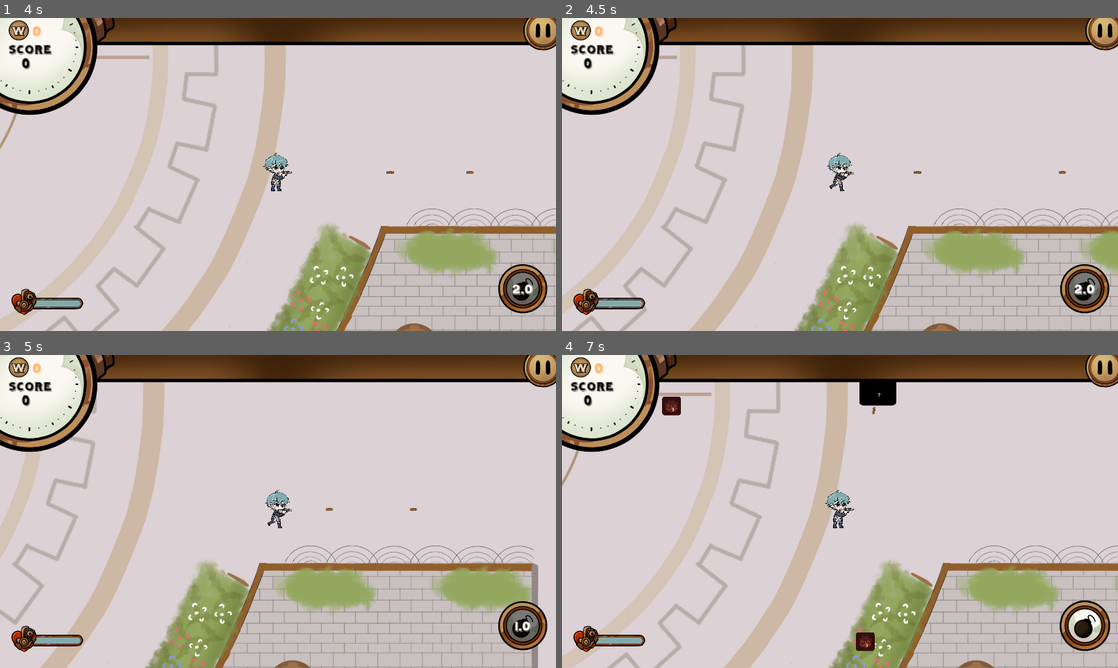
Above: before the commit, frames 1-4 (two rows, left to right).
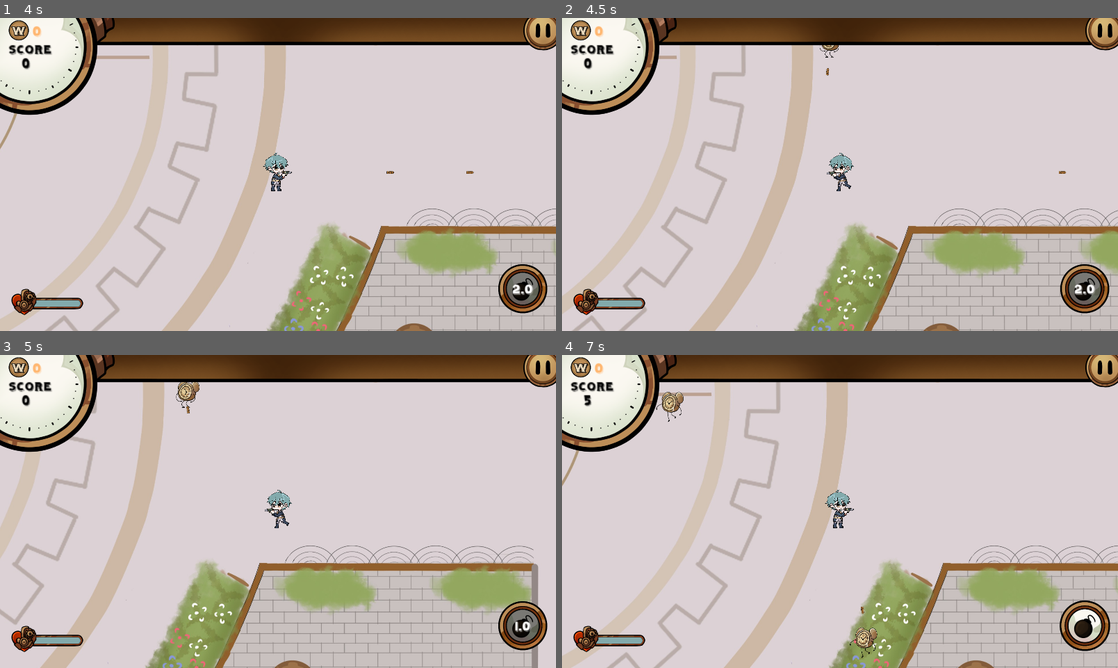
Above: after the commit, the same moments.

Repository: deutandev/survival-shooter
Game: Godot game, scene res://environment/main_menu/mainMenu.tscn
Same seed, same stepped clock (60 frames per second), same inputs: the game is played once before the commit and once after it. Sound files missing from this copy of the repository are replaced by a short silence.
Inputs (mouse positions are in pixels of both pictures, inside the frame that each line leads up to):
- Up to frame 1 (4 s): click "Play" at 0.5 s; click "Play" at 1.25 s; click "Story" at 2 s; tap Enter at 2.75 s; move the mouse to (400, 158) at 2.77 s; press the mouse at (400, 158) at 2.78 s; hold D (move_right) 2.78-3.5 s; release the mouse at (400, 158) at 3.5 s; drag from (166, 190) to (289, 171) at 3.52 s
- Up to frame 2 (4.5 s): move the mouse to (895, 105) at 4.27 s; hold D (move_right) from 4.28 s (still down); hold Shift from 4.28 s (still down)
- Up to frame 3 (5 s): keep holding D (move_right); keep holding Shift
- Up to frame 4 (7 s): release D (move_right) at 5 s; release Shift at 5 s; drag from (812, 574) to (979, 508) at 5.02 s; move the mouse to (1006, 558) at 5.77 s; hold A (move_left) 5.78-6.5 s; tap Z at 5.85 s; drag from (673, 464) to (840, 511) at 6.52 s

Frame 1 is identical in both runs. In frame 2, 0.3% of the frame differs, in the area x 46-65%, y 8-56%; in frame 3, 0.5%; in frame 4, 1.1%, in the area x 3-61%, y 8-97%.

Commit message:
add enemy animations and

Diff:
--- a/characters/enemies/enemy.tscn
+++ b/characters/enemies/enemy.tscn
@@ -1,8 +1,8 @@
-[gd_scene load_steps=14 format=3 uid="uid://b35xwxdbvdg2w"]
+[gd_scene load_steps=17 format=3 uid="uid://b35xwxdbvdg2w"]
 
 [ext_resource type="Script" uid="uid://b1ubsdibmcawl" path="res://characters/enemies/enemy.gd" id="1_008bi"]
 [ext_resource type="Resource" uid="uid://cqypuya5kxtcb" path="res://characters/enemies/data/regular_mob.tres" id="2_3vt6o"]
-[ext_resource type="Texture2D" uid="uid://b5kvkpcadh6o7" path="res://characters/enemies/enemy.svg" id="3_bi512"]
+[ext_resource type="Texture2D" uid="uid://demhlwafendpc" path="res://characters/enemies/mob.png" id="3_3h6a4"]
 [ext_resource type="Script" uid="uid://dhtstu4gad8uc" path="res://characters/enemies/coin_drop_manager.gd" id="4_wor85"]
 [ext_resource type="Script" uid="uid://baymkpj4ns1hf" path="res://characters/enemies/skill_orb_drop_manager.gd" id="5_3vt6o"]
 [ext_resource type="PackedScene" uid="uid://bngowghd41b52" path="res://skill_orb_drop/SkillOrb.tscn" id="6_r8wml"]
@@ -13,10 +13,48 @@
 [ext_resource type="AudioStream" uid="uid://c7578sunrpfjp" path="res://audio/enemy_dead2.wav" id="11_xslqa"]
 
 [sub_resource type="CircleShape2D" id="CircleShape2D_4by1i"]
-radius = 30.3645
+radius = 39.0128
 
 [sub_resource type="CircleShape2D" id="CircleShape2D_mxcvk"]
 radius = 34.7131
+
+[sub_resource type="Animation" id="Animation_xslqa"]
+length = 0.001
+tracks/0/type = "value"
+tracks/0/imported = false
+tracks/0/enabled = true
+tracks/0/path = NodePath("MobSprite:frame")
+tracks/0/interp = 1
+tracks/0/loop_wrap = true
+tracks/0/keys = {
+"times": PackedFloat32Array(0),
+"transitions": PackedFloat32Array(1),
+"update": 1,
+"values": [0]
+}
+
+[sub_resource type="Animation" id="Animation_3h6a4"]
+resource_name = "walk"
+length = 0.6
+loop_mode = 1
+tracks/0/type = "value"
+tracks/0/imported = false
+tracks/0/enabled = true
+tracks/0/path = NodePath("MobSprite:frame")
+tracks/0/interp = 1
+tracks/0/loop_wrap = true
+tracks/0/keys = {
+"times": PackedFloat32Array(0, 0.2, 0.4),
+"transitions": PackedFloat32Array(1, 1, 1),
+"update": 1,
+"values": [0, 1, 2]
+}
+
+[sub_resource type="AnimationLibrary" id="AnimationLibrary_xslqa"]
+_data = {
+&"RESET": SubResource("Animation_xslqa"),
+&"walk": SubResource("Animation_3h6a4")
+}
 
 [node name="Mob" type="CharacterBody2D" groups=["enemy"]]
 collision_layer = 4
@@ -26,9 +64,9 @@
 stats = ExtResource("2_3vt6o")
 
 [node name="MobSprite" type="Sprite2D" parent="."]
-modulate = Color(1, 0.219608, 0.137255, 1)
-scale = Vector2(0.5, 0.5)
-texture = ExtResource("3_bi512")
+scale = Vector2(0.3, 0.3)
+texture = ExtResource("3_3h6a4")
+hframes = 4
 
 [node name="CollisionShape2D" type="CollisionShape2D" parent="."]
 shape = SubResource("CircleShape2D_4by1i")
@@ -67,4 +105,10 @@
 volume_db = 10.0
 pitch_scale = 0.5
 
+[node name="AnimationPlayer" type="AnimationPlayer" parent="."]
+libraries = {
+&"": SubResource("AnimationLibrary_xslqa")
+}
+autoplay = "walk"
+
 [connection signal="area_entered" from="EnemyHitBox" to="." method="_on_hit_box_area_entered"]
--- /dev/null
+++ b/characters/enemies/mobs/school_mob.tscn
@@ -0,0 +1,54 @@
+[gd_scene load_steps=6 format=3 uid="uid://dqtxkw1j7j5rj"]
+
+[ext_resource type="PackedScene" uid="uid://b35xwxdbvdg2w" path="res://characters/enemies/enemy.tscn" id="1_f0bu3"]
+[ext_resource type="Texture2D" uid="uid://c0ll1gg5512p5" path="res://characters/enemies/mobs/school.png" id="2_jq2hu"]
+
+[sub_resource type="Animation" id="Animation_f0bu3"]
+length = 0.001
+tracks/0/type = "value"
+tracks/0/imported = false
+tracks/0/enabled = true
+tracks/0/path = NodePath("MobSprite:frame")
+tracks/0/interp = 1
+tracks/0/loop_wrap = true
+tracks/0/keys = {
+"times": PackedFloat32Array(0),
+"transitions": PackedFloat32Array(1),
+"update": 1,
+"values": [0]
+}
+
+[sub_resource type="Animation" id="Animation_jq2hu"]
+resource_name = "walk"
+loop_mode = 1
+tracks/0/type = "value"
+tracks/0/imported = false
+tracks/0/enabled = true
+tracks/0/path = NodePath("MobSprite:frame")
+tracks/0/interp = 1
+tracks/0/loop_wrap = true
+tracks/0/keys = {
+"times": PackedFloat32Array(0, 0.2, 0.4, 0.6, 0.8, 1),
+"transitions": PackedFloat32Array(1, 1, 1, 1, 1, 1),
+"update": 1,
+"values": [0, 1, 2, 3, 4, 5]
+}
+
+[sub_resource type="AnimationLibrary" id="AnimationLibrary_3q1du"]
+_data = {
+&"RESET": SubResource("Animation_f0bu3"),
+&"walk": SubResource("Animation_jq2hu")
+}
+
+[node name="Mob" instance=ExtResource("1_f0bu3")]
+
+[node name="MobSprite" parent="." index="0"]
+scale = Vector2(0.5, 0.5)
+texture = ExtResource("2_jq2hu")
+hframes = 7
+vframes = 2
+
+[node name="AnimationPlayer" parent="." index="8"]
+libraries = {
+&"": SubResource("AnimationLibrary_3q1du")
+}
--- a/characters/enemies/mobs/tank.tscn
+++ b/characters/enemies/mobs/tank.tscn
@@ -12,10 +12,6 @@
 [node name="TankMob" instance=ExtResource("1_23t33")]
 stats = ExtResource("2_npps3")
 
-[node name="MobSprite" parent="." index="0"]
-modulate = Color(0, 0, 0, 1)
-scale = Vector2(1, 0.75)
-
 [node name="CollisionShape2D" parent="." index="1"]
 shape = SubResource("CircleShape2D_23t33")
 
--- a/characters/enemies/mobs/vanguard.tscn
+++ b/characters/enemies/mobs/vanguard.tscn
@@ -1,19 +1,25 @@
-[gd_scene load_steps=4 format=3 uid="uid://5knwhkryyy4s"]
+[gd_scene load_steps=6 format=3 uid="uid://5knwhkryyy4s"]
 
 [ext_resource type="PackedScene" uid="uid://b35xwxdbvdg2w" path="res://characters/enemies/enemy.tscn" id="1_xe640"]
 [ext_resource type="Resource" uid="uid://cs37shopysuvg" path="res://characters/enemies/data/vanguard_mob.tres" id="2_xe640"]
+[ext_resource type="Texture2D" uid="uid://biyfu1bckda6i" path="res://characters/enemies/vanguard.png" id="3_ti166"]
 
-[sub_resource type="CapsuleShape2D" id="CapsuleShape2D_xe640"]
-radius = 20.0
-height = 88.0
+[sub_resource type="CapsuleShape2D" id="CapsuleShape2D_4fh5r"]
+radius = 36.0
+height = 164.0
+
+[sub_resource type="CapsuleShape2D" id="CapsuleShape2D_o14jm"]
+radius = 40.0
+height = 160.0
 
 [node name="VanguardMob" instance=ExtResource("1_xe640")]
 stats = ExtResource("2_xe640")
 
 [node name="MobSprite" parent="." index="0"]
-modulate = Color(0.723489, 0.812565, 7.70092e-07, 1)
-scale = Vector2(0.6, 0.3)
+texture = ExtResource("3_ti166")
+
+[node name="CollisionShape2D" parent="." index="1"]
+shape = SubResource("CapsuleShape2D_4fh5r")
 
 [node name="HitCollision" parent="EnemyHitBox" index="0"]
-rotation = 1.5708
-shape = SubResource("CapsuleShape2D_xe640")
+shape = SubResource("CapsuleShape2D_o14jm")
--- a/characters/player/player.gd
+++ b/characters/player/player.gd
@@ -8,7 +8,7 @@
 @export var player_data : CharacterData
 @onready var player_animation := $PlayerAnimatedSprite
 
-@onready var player_dead_sfx := $PlayerSFX/PlayerDeadSfx
+#@onready var player_dead_sfx := $PlayerSFX/PlayerDeadSfx
 
 @export var speed: float = 600.0
 @onready var health: HealthManager = %HealthManager
@@ -35,7 +35,7 @@
 	if skill_scene:
 		skill = skill_scene.instantiate()
 		skill.global_position = global_position
-		skill.owner = self  # optional, in case skill needs to know
+		#skill.owner = self  # optional, in case skill needs to know
 		add_child(skill)
 
 
@@ -60,7 +60,7 @@
 		player_animation.play("idle")
 
 
-func _physics_process(delta: float) -> void:
+func _physics_process(_delta: float) -> void:
 	get_input()
 	move_and_slide()
 	if Input.is_action_just_pressed("interact"):
--- a/environment/map.gd
+++ b/environment/map.gd
@@ -8,8 +8,8 @@
 # Mob spawn weights (higher = more common)
 @export var mob_weights: Dictionary = {
 	"regular": 70,    # 70% chance
-	"tank": 20,       # 20% chance
-	"vanguard": 10    # 10% chance
+	"school": 10,       # 20% chance
+	"vanguard": 20    # 10% chance
 }
 
 func spawn_mob():
--- a/environment/map.tscn
+++ b/environment/map.tscn
@@ -12,12 +12,11 @@
 [ext_resource type="Texture2D" uid="uid://bqm8ydabesbyo" path="res://environment/ui_asset/ULTButton_Normal.png" id="7_b0oru"]
 [ext_resource type="Texture2D" uid="uid://cvdgi3rr4e4y6" path="res://environment/ui_asset/TOPMENU_BACK.png" id="7_jbfok"]
 [ext_resource type="PackedScene" uid="uid://dj2625ljimjkr" path="res://pooling/object_pool.tscn" id="7_ji8xv"]
-[ext_resource type="PackedScene" uid="uid://cce0ntpr7nmft" path="res://characters/enemies/mobs/tank.tscn" id="7_sd800"]
 [ext_resource type="Texture2D" uid="uid://b3a7em7gjy5f8" path="res://environment/ui_asset/ULTButton_Cooldown.png" id="8_b0oru"]
 [ext_resource type="Texture2D" uid="uid://dfi7oacekeq0n" path="res://environment/ui_asset/top_right_ui_elements.png" id="8_roqq7"]
 [ext_resource type="Texture2D" uid="uid://ddh8jgmk0c3yx" path="res://environment/ui_asset/ULTButton_Hovered.png" id="9_jbfok"]
 [ext_resource type="PackedScene" uid="uid://5knwhkryyy4s" path="res://characters/enemies/mobs/vanguard.tscn" id="9_lcdfg"]
-[ext_resource type="PackedScene" uid="uid://nsljdh5bn4td" path="res://environment/pause_menu.tscn" id="10_a3b41"]
+[ext_resource type="PackedScene" path="res://environment/pause_menu.tscn" id="10_a3b41"]
 [ext_resource type="Texture2D" uid="uid://r4g6r6ct8vm1" path="res://environment/game_over_label.png" id="12_b0oru"]
 [ext_resource type="Texture2D" uid="uid://ctvhsr02jjckl" path="res://environment/ui_asset/COIN_LOGOUI.png" id="13_ilvff"]
 [ext_resource type="Script" uid="uid://b81v8y1eja7r6" path="res://environment/ui_manager.gd" id="13_v5ifb"]
@@ -31,6 +30,7 @@
 [ext_resource type="AudioStream" uid="uid://fejscclnewem" path="res://audio/game_bgm_audio.mp3" id="26_kmjdj"]
 [ext_resource type="AudioStream" uid="uid://d4h7qmmlna335" path="res://audio/player_dead_long.mp3" id="26_roqq7"]
 [ext_resource type="AudioStream" uid="uid://bg22rsrb3anjg" path="res://audio/click.wav" id="27_ecdha"]
+[ext_resource type="PackedScene" uid="uid://dqtxkw1j7j5rj" path="res://characters/enemies/mobs/school_mob.tscn" id="30_cnx84"]
 
 [sub_resource type="Curve2D" id="Curve2D_3sytr"]
 _data = {
@@ -257,12 +257,19 @@
 autostart = true
 
 [node name="RegularPool" parent="." instance=ExtResource("7_ji8xv")]
+object_count = 50
 
 [node name="TankPool" parent="." instance=ExtResource("7_ji8xv")]
-object_scene = ExtResource("7_sd800")
+object_scene = ExtResource("9_lcdfg")
+object_count = 50
 
 [node name="VanguardPool" parent="." instance=ExtResource("7_ji8xv")]
 object_scene = ExtResource("9_lcdfg")
+object_count = 50
+
+[node name="SchoolPool" parent="." instance=ExtResource("7_ji8xv")]
+object_scene = ExtResource("30_cnx84")
+object_count = 50
 
 [node name="UIManager" type="Node2D" parent="." node_paths=PackedStringArray("player")]
 script = ExtResource("13_v5ifb")
--- a/environment/ui_manager.gd
+++ b/environment/ui_manager.gd
@@ -18,7 +18,7 @@
 	#await get_tree().create_timer(1.0, true).timeout
 	final_coin_label.text = "Coin: " + str(GameStats.coin_count)
 	final_score_label.text = "Score: " + str(GameStats.score)
-	await Fade.fade_out(0.5, Color.DIM_GRAY, "GradientVertical", false, true)
+	Fade.fade_out(0.5, Color.DIM_GRAY, "GradientVertical", false, true)
 	gameover_panel.visible = true
 	Fade.fade_in(0.5)
 	call_deferred("_return_to_main_menu")
--- a/gun/gun.gd
+++ b/gun/gun.gd
@@ -9,7 +9,7 @@
 signal shoot_direction_changed(is_facing_right: bool)
 
 func _ready() -> void:
-	connect("body_entered", _on_body_entered)
+	#connect("body_entered", _on_body_entered)
 	connect("body_exited", _on_body_exited)
 
 func _physics_process(_delta: float) -> void:
@@ -22,7 +22,7 @@
 		return
 
 	enemies_in_range.append(body)
-	body.connect("died", _on_enemy_died.bind(body))
+	#body.connect("died", _on_enemy_died.bind(body))
 
 func _on_body_exited(body: Node2D) -> void:
 	enemies_in_range.erase(body)
--- /dev/null
+++ b/school_mob.tscn
@@ -0,0 +1,11 @@
+[gd_scene load_steps=3 format=3 uid="uid://xe8sj57tou7o"]
+
+[ext_resource type="PackedScene" uid="uid://b35xwxdbvdg2w" path="res://characters/enemies/enemy.tscn" id="1_rqi1u"]
+[ext_resource type="Texture2D" uid="uid://c0ll1gg5512p5" path="res://characters/enemies/mobs/school.png" id="2_vh24l"]
+
+[node name="SchoolMob" instance=ExtResource("1_rqi1u")]
+
+[node name="MobSprite" parent="." index="0"]
+texture = ExtResource("2_vh24l")
+hframes = 7
+vframes = 2
--- a/skill_orb_drop/skill_orb.gd
+++ b/skill_orb_drop/skill_orb.gd
@@ -5,7 +5,7 @@
 @onready var sprite := $Sprite2D
 @onready var audio := $AudioStreamPlayer2D
 
-signal orb_collected
+#signal orb_collected
 
 func _ready():
 	sprite.texture = orb_data.sprite_texture
Binary file added: characters/enemies/mob.png
Not shown, added: characters/enemies/mob.png.import
Binary file added: characters/enemies/mobs/school.png
Not shown, added: characters/enemies/mobs/school.png.import
Binary file added: characters/enemies/mobs/vanguard.png
Not shown, added: characters/enemies/mobs/vanguard.png.import
Binary file added: characters/enemies/vanguard.png
Not shown, added: characters/enemies/vanguard.png.import
